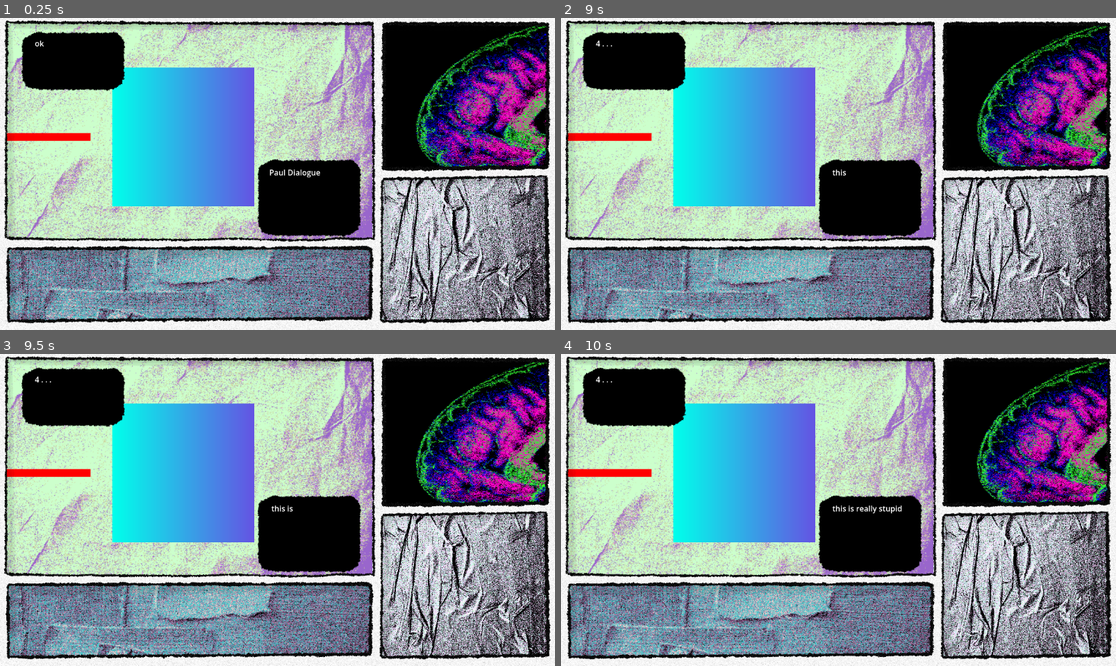
Above: before the commit, frames 1-4 (two rows, left to right).
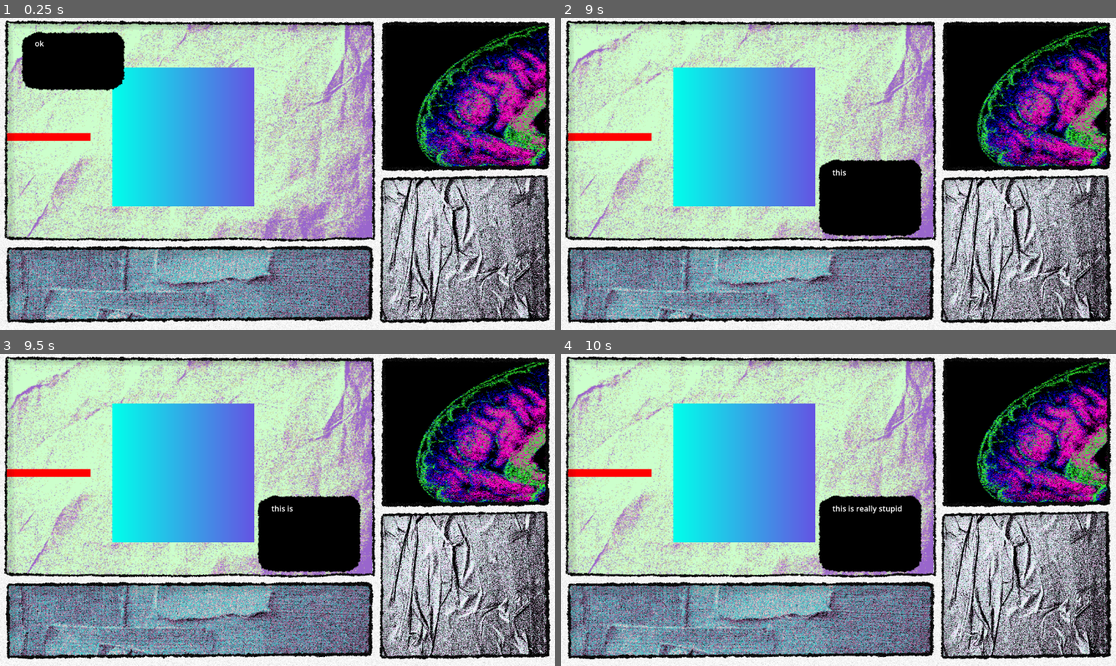
Above: after the commit, the same moments.

Repository: Chas-w/101_Lesbian_Dates
Game: Godot game, scene res://Issues/Issue_001.tscn
Same seed, same stepped clock (60 frames per second), same inputs: the game is played once before the commit and once after it. This scene is started directly instead of the project's main scene. The engine's default icon, where the game draws it, is replaced by a stand-in: a white triangle on a blue panel in a dark square.
Inputs:
- Up to frame 1 (0.25 s): no input
- Up to frame 2 (9 s): tap Enter (Enter) at 0.5, 0.6, 1.35, 2.1, 2.85, 3.6, 5.1, 5.85, 6.6, 7.35, 8.1 s; click "scared" at 4.25 s; click "jesus" at 8.75 s
- Up to frame 3 (9.5 s): no input
- Up to frame 4 (10 s): tap Enter (Enter) at 9.6 s

The runs differ from the first frame. In frame 1, 4.4% of the frame differs, in the area x 46-66%, y 45-71%; in frame 2, 3.3%; in frame 3, 3.3%; in frame 4, 3.3%.

Commit message:
dialogue hides when unused, could use some polish though

Diff:
--- a/Data/Issue_001.json
+++ b/Data/Issue_001.json
@@ -9,6 +9,7 @@
 				"Vibe" : "Flirty",
 				"One_off" : false,
 				"Interruption" : false,
+				"Exit_Moment" : false,
 				"Queue" : null,
 				"Queue_Game" : false,
 				"Queue_Async" : false
@@ -22,6 +23,7 @@
 				"Vibe" : "Flirty",
 				"One_off" : false,
 				"Interruption" : false,
+				"Exit_Moment" : false,
 				"Queue" : null,
 				"Queue_Game" : false,
 				"Queue_Async" : false
@@ -35,6 +37,7 @@
 				"Vibe" : "Flirty",
 				"One_off" : false,
 				"Interruption" : false,
+				"Exit_Moment" : false,
 				"Queue" : null,
 				"Queue_Game" : false,
 				"Queue_Async" : false
@@ -47,6 +50,7 @@
 				"Vibe" : "Flirty",
 				"One_off" : false,
 				"Interruption" : false,
+				"Exit_Moment" : false,
 				"Queue" : null,
 				"Queue_Game" : false,
 				"Queue_Async" : false
@@ -59,6 +63,7 @@
 				"Vibe" : "Flirty",
 				"One_off" : true,
 				"Interruption" : false,
+				"Exit_Moment" : false,
 				"Queue" : null,
 				"Queue_Game" : false,
 				"Queue_Async" : false
@@ -71,6 +76,7 @@
 				"Vibe" : "Flirty",
 				"One_off" : true,
 				"Interruption" : false,
+				"Exit_Moment" : false,
 				"Queue" : null,
 				"Queue_Game" : false,
 				"Queue_Async" : false
@@ -83,6 +89,7 @@
 				"Vibe" : "Flirty",
 				"One_off" : true,
 				"Interruption" : false,
+				"Exit_Moment" : false,
 				"Queue" : null,
 				"Queue_Game" : false,
 				"Queue_Async" : false
@@ -95,6 +102,7 @@
 				"Vibe" : "Flirty",
 				"One_off" : true,
 				"Interruption" : false,
+				"Exit_Moment" : false,
 				"Queue" : null,
 				"Queue_Game" : false,
 				"Queue_Async" : false
@@ -107,6 +115,7 @@
 				"Vibe" : "Friendly",
 				"One_off" : true,
 				"Interruption" : false,
+				"Exit_Moment" : false,
 				"Queue" : null,
 				"Queue_Game" : false,
 				"Queue_Async" : false
@@ -119,6 +128,7 @@
 				"Vibe" : "Friendly",
 				"One_off" : true,
 				"Interruption" : false,
+				"Exit_Moment" : false,
 				"Queue" : null,
 				"Queue_Game" : false,
 				"Queue_Async" : false
@@ -131,6 +141,7 @@
 				"Vibe" : "Friendly",
 				"One_off" : true,
 				"Interruption" : false,
+				"Exit_Moment" : false,
 				"Queue" : null,
 				"Queue_Game" : false,
 				"Queue_Async" : false
--- a/Issues/Issue_001.tscn
+++ b/Issues/Issue_001.tscn
@@ -351,7 +351,7 @@
 shape = SubResource("RectangleShape2D_fs3k7")
 debug_color = Color(0.3372549, 0.8235294, 0, 0.41960785)
 
-[node name="Dialogue Control" type="Control" parent="CanvasLayer/Everything/Boob Game" unique_id=1955836158 node_paths=PackedStringArray("ISSUE", "brain", "brain_spawn_loc", "paul_dialogue", "date_dialogue", "progression_icon")]
+[node name="Dialogue Control" type="Control" parent="CanvasLayer/Everything/Boob Game" unique_id=1955836158 node_paths=PackedStringArray("ISSUE", "brain", "brain_spawn_loc", "paul_dialogue", "paul_bubble", "date_dialogue", "date_bubble", "progression_icon")]
 layout_mode = 1
 anchors_preset = 15
 anchor_right = 1.0
@@ -364,7 +364,9 @@
 brain_spawn_loc = NodePath("../../Brain/Spawn Location")
 JSON_file_path = "res://Data/Issue_001.json"
 paul_dialogue = NodePath("Paul/Panel/RichTextLabel")
+paul_bubble = NodePath("Paul/Panel")
 date_dialogue = NodePath("Date/Panel/RichTextLabel")
+date_bubble = NodePath("Date/Panel")
 progression_icon = NodePath("Awaiting Progression Icon")
 display_buffer = 0.46
 
@@ -380,6 +382,7 @@
 offset_bottom = -41.22003
 
 [node name="Panel" type="Panel" parent="CanvasLayer/Everything/Boob Game/Dialogue Control/Paul" unique_id=1998781770]
+visible = false
 material = SubResource("ShaderMaterial_h8gaa")
 custom_minimum_size = Vector2(128, 128)
 layout_mode = 1
@@ -422,6 +425,7 @@
 offset_bottom = -0.103012085
 
 [node name="Panel" type="Panel" parent="CanvasLayer/Everything/Boob Game/Dialogue Control/Date" unique_id=526484516]
+visible = false
 material = SubResource("ShaderMaterial_h8gaa")
 custom_minimum_size = Vector2(128, 128)
 layout_mode = 1
--- a/Scripts/dialogue_manager.gd
+++ b/Scripts/dialogue_manager.gd
@@ -1,15 +1,34 @@
 extends Control
 
 @export_category("Setup")
+##what issue are we on
 @export var ISSUE : Node2D
+##section with interactable floaters
 @export var brain : Control
+##where floaters will spawn
 @export var brain_spawn_loc : Node2D
+##dialogue data path
 @export var JSON_file_path : String
+##paul's dialogue
 @export var paul_dialogue : RichTextLabel
+##paul dialogue bubble
+@export var paul_bubble : Panel
+##date's dialogue
 @export var date_dialogue : RichTextLabel
+##date dialogue bubble
+@export var date_bubble : Panel
+##used when no floater will progress main dialogue
 @export var progression_icon : Sprite2D
-@export_range (0,1.5,.01) var display_buffer #amount of time inbetween each word
-
+
+@export_category("Buffers and Dictionaries")
+var paul_hideable : bool = true
+var date_hideable : bool = true
+##amount of time inbetween each word
+@export_range (0,1.5,.01) var display_buffer
+##amount of time before hiding bubble
+@export var hide_buffer : float = 2
+var paul_hide_buff : float
+var date_hide_buff : float
 var date_buffer : float = 0
 var paul_buffer
 var JSON_dict : Dictionary
@@ -48,6 +67,8 @@
 	date_name = date_dialogue_dict.Name
 	date_dialogue_array = date_dialogue_dict.Dialogue
 	paul_dialogue_array = paul_dialogue_dict.Dialogue
+	date_hide_buff = hide_buffer
+	paul_hide_buff = hide_buffer
 	_progress_date_dialogue("next")
 
 func _process(delta):
@@ -61,6 +82,20 @@
 			waiting_for_progression = false
 			progression_icon.visible = false
 
+	if (paul_hideable && paul_bubble.visible):
+		if(paul_hide_buff >=0):
+			paul_hide_buff -= delta
+		else:
+			#play hide animation
+			paul_bubble.visible = false
+			paul_dialogue.text = ""
+	if (date_hideable && date_bubble.visible):
+		if(date_hide_buff >= 0):
+			date_hide_buff -= delta
+		else:
+			date_bubble.visible = false
+			date_dialogue.text = ""
+
 	if (display_date_line):
 		_display_date_dialogue(current_date_dialogue.Line, delta)
 	if (display_paul_line):
@@ -68,6 +103,10 @@
 
 func _display_date_dialogue(disp : String, delta):
 	if (!setup_date_display):
+		date_hideable = false
+		if (!date_bubble.visible):
+			date_bubble.visible = true
+			date_hide_buff = hide_buffer
 		print("[" + date_name + " Current Sentence]: " + disp)
 		date_buffer = randf_range(.01,display_buffer)
 		date_split_sentence = disp.split(" ")
@@ -88,11 +127,13 @@
 			else:
 				display_date_line = false
 				setup_date_display = false
+
 				if (current_date_dialogue.Queue == null):
 					if (current_date_dialogue.Wait_For_Progression):
 							next_status = current_date_dialogue.Next_Status
 							waiting_for_progression = true
 					else:
+						date_hideable = true
 						if (current_date_dialogue.Response_Options != null):
 							_display_paul_options()
 						else:
@@ -103,6 +144,7 @@
 				else:
 					#if queue
 					if(current_date_dialogue.Queue_Game):
+						date_hideable = true
 						if (!current_date_dialogue.Queue_Async):
 							pass
 						else:
@@ -123,6 +165,10 @@
 
 func _display_paul_dialogue(disp : String, delta):
 	if (!setup_paul_display):
+			paul_hideable = false
+			if (!paul_bubble.visible):
+				paul_bubble.visible = true
+				paul_hide_buff = hide_buffer
 			print("[Paul Current Sentence]: " + disp)
 			paul_buffer = randf_range(.01,display_buffer)
 			paul_split_sentence = disp.split(" ")
@@ -149,6 +195,7 @@
 							waiting_for_progression = true
 					else:
 						_progress_date_dialogue(paul_status)
+						paul_hideable = true
 				else:
 				#if queue
 					if(current_paul_dialogue.Queue_Game):
